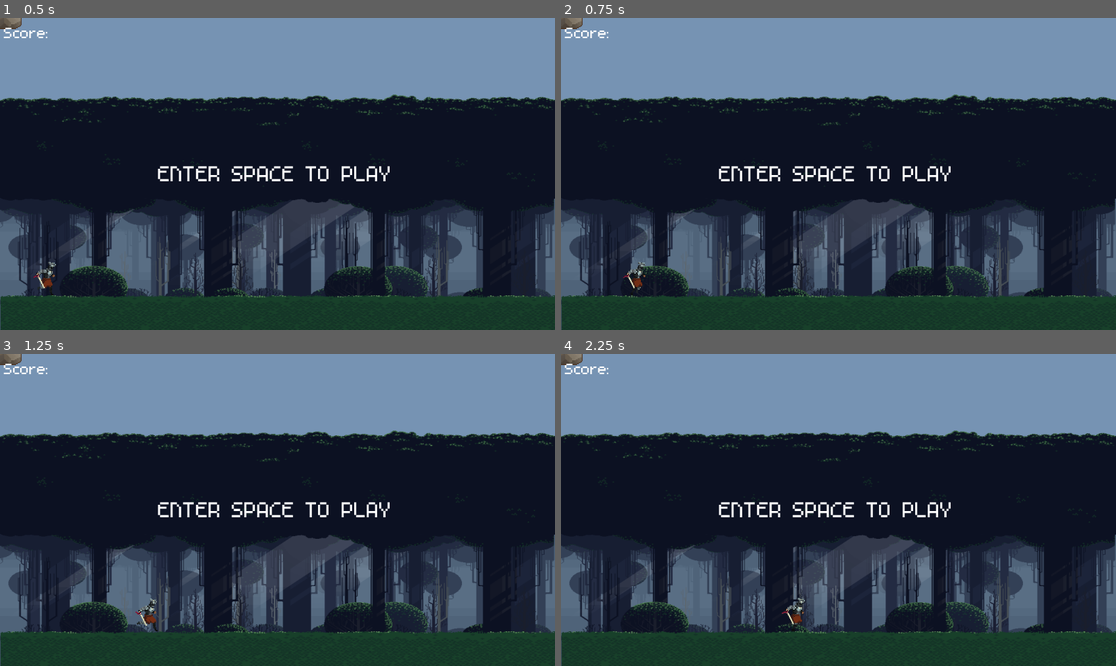
Above: before the commit, frames 1-4 (two rows, left to right).
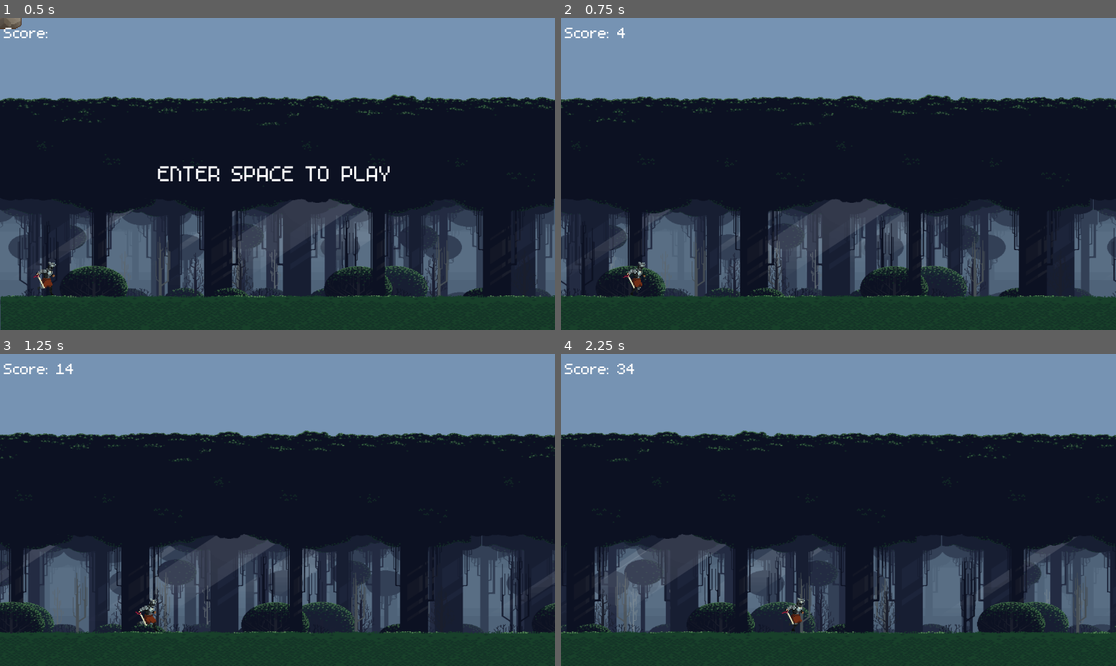
Above: after the commit, the same moments.

Repository: Takhar42/Final_GameSurvivor
Game: Godot game, scene res://Scenes/world.tscn
Same seed, same stepped clock (60 frames per second), same inputs: the game is played once before the commit and once after it. Before the commit the project starts from res://Scenes/node_2d.tscn.
Inputs:
- Up to frame 1 (0.5 s): no input
- Up to frame 2 (0.75 s): tap Enter (ui_accept) at 0.5 s; hold Right (ui_right) from 0.53 s (still down)
- Up to frame 3 (1.25 s): keep holding Right (ui_right); tap Enter (ui_accept) at 0.77 s
- Up to frame 4 (2.25 s): tap Enter (ui_accept) at 1.52 s; release Right (ui_right) at 2.03 s; hold Left (ui_left) from 2.03 s (still down)

Frame 1 is identical in both runs. In frame 2, 18% of the frame differs, in the area x 0-100%, y 0-100%; in frame 3, 20%; in frame 4, 21%.

Commit message:
Jump sound effect

Diff:
--- a/Scenes/node_2d.tscn
+++ b/Scenes/node_2d.tscn
@@ -17,6 +17,7 @@
 [ext_resource type="Texture2D" uid="uid://dhpkr85t6uvoc" path="res://assets/background/Layer_0002_7.png" id="15_y2uib"]
 [ext_resource type="Texture2D" uid="uid://bmxji3s8cdrfc" path="res://assets/obstacles/Texture/TX Village Props.png" id="16_3sy7q"]
 [ext_resource type="FontFile" uid="uid://cpfg2i8m7hiuw" path="res://assets/font/m5x7.ttf" id="17_gddyx"]
+[ext_resource type="AudioStream" uid="uid://cireubg54oav6" path="res://assets/audio/cartoon-jump-6462-_1_.ogg" id="18_xfe6d"]
 
 [sub_resource type="RectangleShape2D" id="RectangleShape2D_rn01j"]
 size = Vector2(2304, 72)
@@ -350,6 +351,10 @@
 [node name="CollisionShape2D" type="CollisionShape2D" parent="CharacterBody2D"]
 position = Vector2(66.6667, 322.667)
 shape = SubResource("RectangleShape2D_31suy")
+
+[node name="JumpAudio" type="AudioStreamPlayer2D" parent="CharacterBody2D"]
+scale = Vector2(0.666667, 0.666667)
+stream = ExtResource("18_xfe6d")
 
 [node name="Camera2D" type="Camera2D" parent="."]
 position = Vector2(576, 324)
--- a/Scenes/world.tscn
+++ b/Scenes/world.tscn
@@ -1,7 +1,7 @@
 [gd_scene load_steps=3 format=3 uid="uid://b6m7yq0u0s7xa"]
 
 [ext_resource type="Script" path="res://Scripts/world.gd" id="1_jeina"]
-[ext_resource type="PackedScene" uid="uid://2hu24g51nt80" path="res://Scenes/node_2d.tscn" id="2_bgrcg"]
+[ext_resource type="PackedScene" uid="uid://2hu24g51nt80" path="res://node_2d.tscn" id="2_bgrcg"]
 
 [node name="World" type="Node"]
 script = ExtResource("1_jeina")
--- a/Scripts/player.gd
+++ b/Scripts/player.gd
@@ -4,6 +4,10 @@
 @export var JUMP_VELOCITY: float = -400.0
 
 var gravity = ProjectSettings.get_setting("physics/2d/default_gravity")
+var jump_audio: AudioStreamPlayer2D
+
+func _ready():
+	jump_audio = $JumpAudio # Initialize jump_audio properly here
 
 func _physics_process(delta):
 	if not is_on_floor():
@@ -11,6 +15,7 @@
 
 	if Input.is_action_just_pressed("ui_up") and is_on_floor():
 		velocity.y = JUMP_VELOCITY
+		jump_audio.play()
 
 	var direction = Input.get_axis("ui_left", "ui_right")
 	if direction:
--- a/project.godot
+++ b/project.godot
@@ -11,7 +11,7 @@
 [application]
 
 config/name="New Game Project"
-run/main_scene="res://Scenes/node_2d.tscn"
+run/main_scene="res://Scenes/world.tscn"
 config/features=PackedStringArray("4.3", "Forward Plus")
 config/icon="res://icon.svg"
 
Not shown: 1 places in Scenes/node_2d.tscn that only renumber resources
Not shown, added: assets/audio/cartoon-jump-6462-_1_.ogg.import
Not shown, added: assets/audio/cartoon-jump-6462-_1_.ogg
